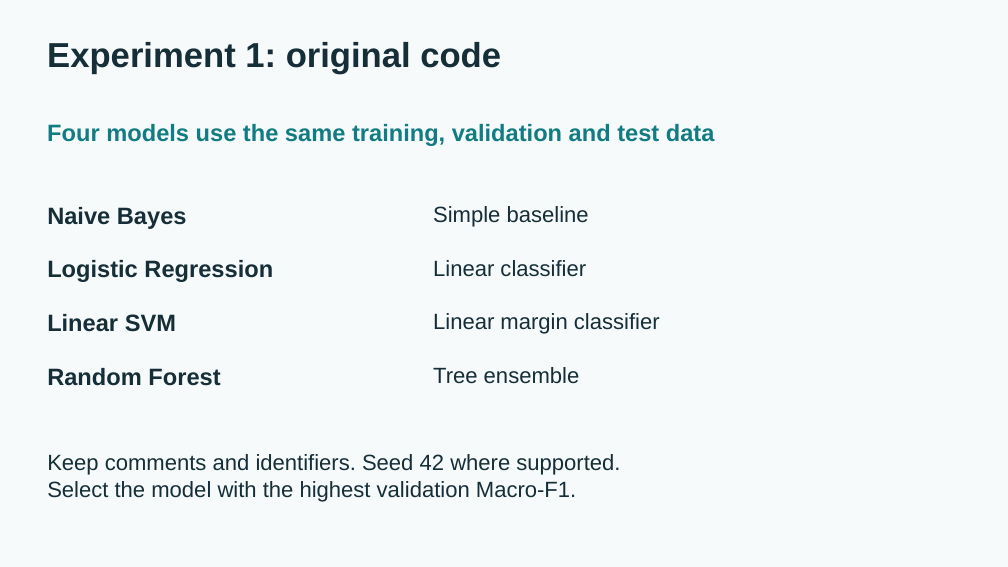
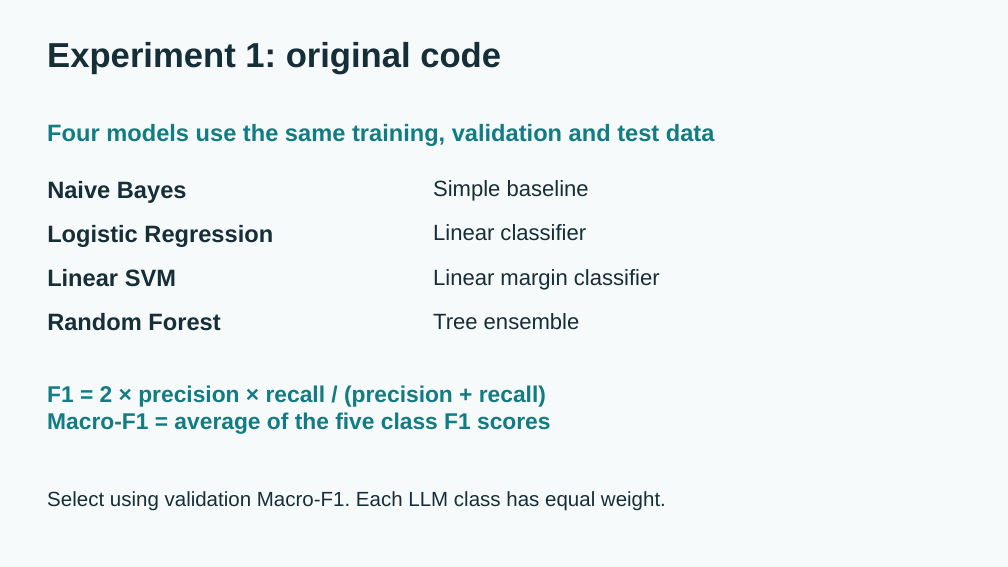
Before and after one commit to S3eeDTR/LLM-AuthorBench-Assignment, a slide deck: slide 3 of submission/Assignment.pptx. Drawn at 1008x567 pixels with LibreOffice and Linux fonts; fonts in the diff are those of the drawing. Boxes give left, top, right and bottom in pixels: in the first picture for what was removed or moved away, otherwise in the second. Text is boxed around its words. In the diff, an @@ line names an element or a change of style, - is before the commit and + after.

```diff
--- a/submission/Assignment.pptx
+++ b/submission/Assignment.pptx
@@ text "Naive Bayes" moved from (x1=47, y1=207, x2=187, y2=229) to (x1=47, y1=181, x2=187, y2=203) @@
@@ text "Simple baseline" moved from (x1=433, y1=206, x2=589, y2=227) to (x1=433, y1=180, x2=589, y2=201) @@
@@ text "Logistic Regression" moved from (x1=47, y1=260, x2=273, y2=282) to (x1=47, y1=225, x2=273, y2=247) @@
@@ text "Linear classifier" moved from (x1=433, y1=260, x2=586, y2=277) to (x1=433, y1=224, x2=586, y2=241) @@
@@ text "Linear SVM" moved from (x1=47, y1=314, x2=176, y2=332) to (x1=47, y1=269, x2=176, y2=287) @@
@@ text "Linear margin classifier" moved from (x1=433, y1=313, x2=660, y2=334) to (x1=433, y1=269, x2=660, y2=290) @@
@@ text "Random Forest" moved from (x1=47, y1=368, x2=220, y2=386) to (x1=47, y1=313, x2=220, y2=331) @@
@@ text "Tree ensemble" moved from (x1=433, y1=367, x2=580, y2=384) to (x1=433, y1=313, x2=580, y2=330) @@
@@ text added at (x1=47, y1=385, x2=550, y2=434), 21.8 pt, text #117C83, bold @@
+F1 = 2 × precision × recall / (precision + recall)
+Macro-F1 = average of the five class F1 scores
@@ text at (x1=47, y1=491, x2=666, y2=511): text changed; size 21 to 19.5 pt @@
-Keep comments and identifiers. Seed 42 where supported.
-Select the model with the highest validation Macro-F1.
+Select using validation Macro-F1. Each LLM class has equal weight.
```
Also in this commit, not shown: 2 other slides changed, 6 other files.
